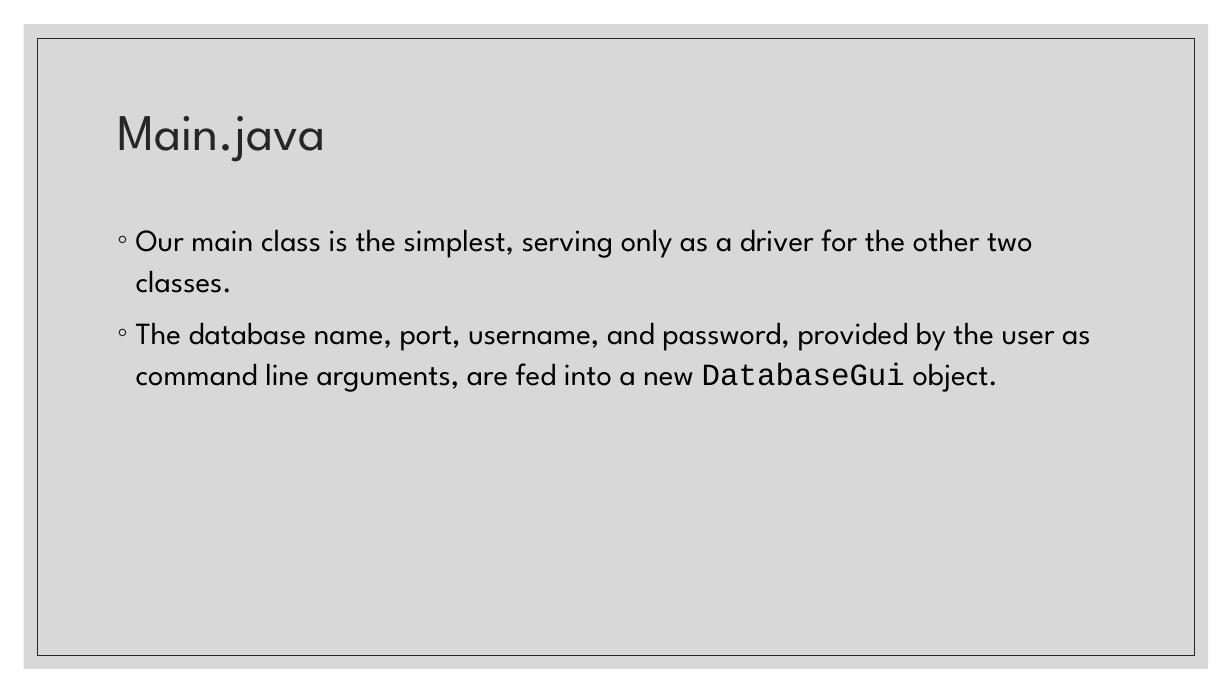
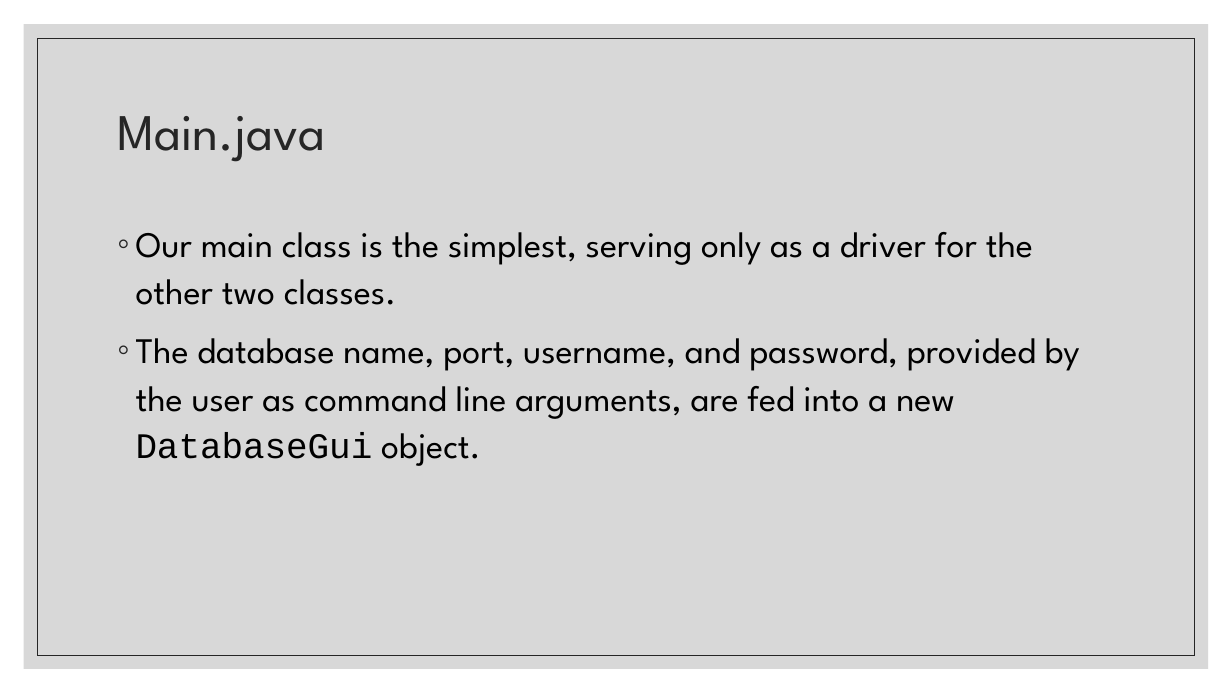
Before and after one commit to COMP-6120/FinalProject, a slide deck: slide 12 of Presentation.pptx. Drawn at 1232x693 pixels with LibreOffice and Linux fonts; fonts in the diff are those of the drawing. Boxes give left, top, right and bottom in pixels: in the first picture for what was removed or moved away, otherwise in the second. Text is boxed around its words. In the diff, an @@ line names an element or a change of style, - is before the commit and + after.

Commit message:
Update formatting of Presentation.pptx

```diff
--- a/Presentation.pptx
+++ b/Presentation.pptx
@@ text "Our main class is the ..." at [136, 232, 1080, 466]: size 24 to 28 pt @@
```
Also in this commit, not shown: 4 other slides changed.
